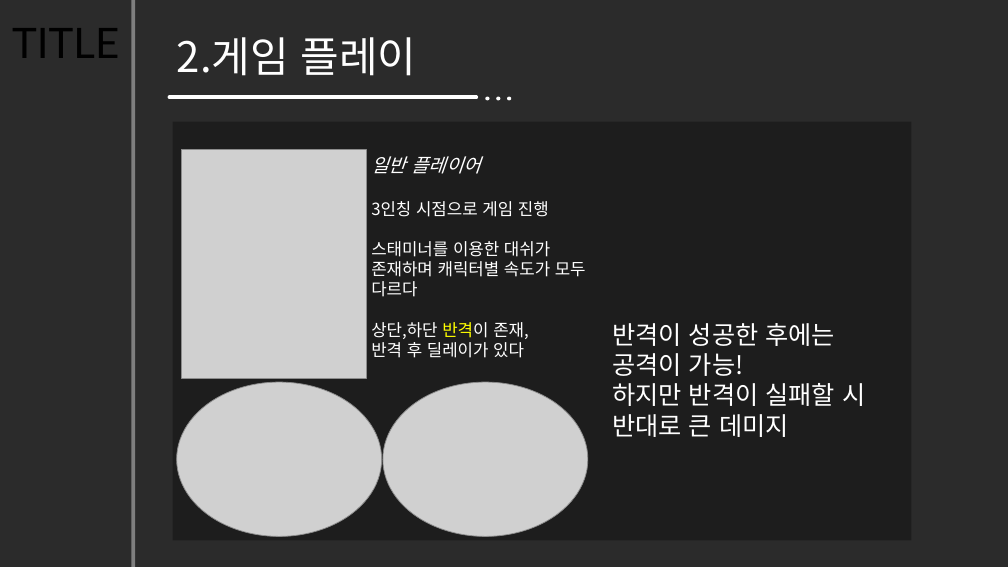
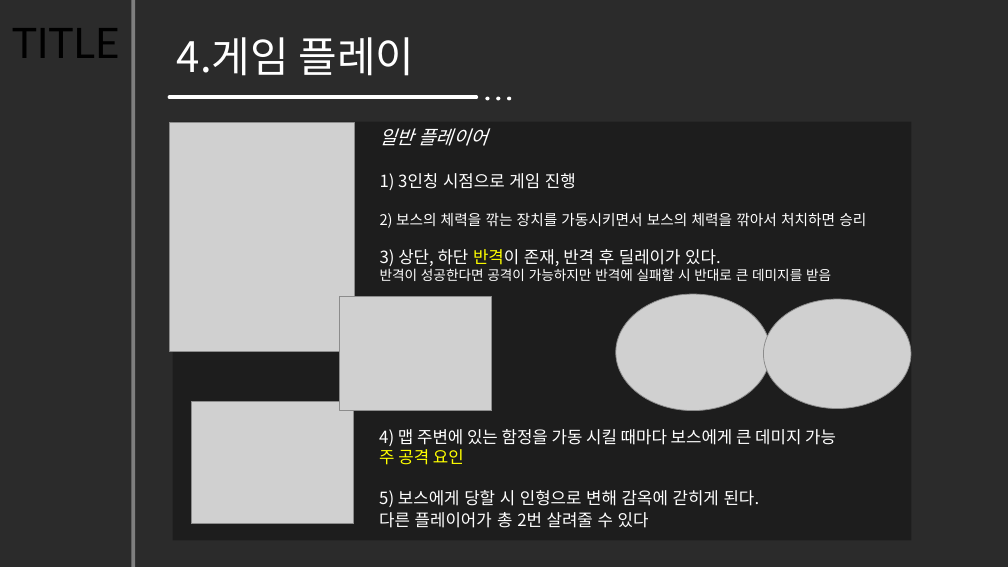
Before and after one commit to hajeongyeon/capstone_design, a slide deck: slide 6 of planning/2017.11.28(Week13).pptx. Drawn at 1008x567 pixels with LibreOffice and Linux fonts; fonts in the diff are those of the drawing; grey boxes stand for pictures; background and template pictures are left out; a plain dark background stands for a picture behind light text. Boxes give left, top, right and bottom in pixels: in the first picture for what was removed or moved away, otherwise in the second. Text is boxed around its words. In the diff, an @@ line names an element or a change of style, - is before the commit and + after.

Commit message:
게임 플레이 수정 및 일정 계획 추가

```diff
--- a/planning/2017.11.28(Week13).pptx
+++ b/planning/2017.11.28(Week13).pptx
@@ text at [177,37,414,76]: text changed @@
-2.게임 플레이
+4.게임 플레이
@@ picture: place and size @@
-picture at [181,150,367,378]
+picture at [169,123,355,351]
@@ text "일반 플레이어": place and size @@
-text "일반 플레이어" at [371,156,586,358]
+text "일반 플레이어" at [380,128,866,281]
@@ text at [380,173,866,281]: text changed @@
-3인칭 시점으로 게임 진행
-스태미너를 이용한 대쉬가 존재하며 캐릭터별 속도가 모두 다르다
-상단,하단 반격이 존재,
-반격 후 딜레이가 있다
+1) 3인칭 시점으로 게임 진행
+2) 보스의 체력을 깎는 장치를 가동시키면서 보스의 체력을 깎아서 처치하면 승리
+3) 상단, 하단 반격이 존재, 반격 후 딜레이가 있다.
+반격이 성공한다면 공격이 가능하지만 반격에 실패할 시 반대로 큰 데미지를 받음
@@ picture added at [340,296,492,411] @@
@@ picture: place and size @@
-picture at [177,382,382,536]
+picture at [616,294,771,411]
@@ picture: place and size @@
-picture at [383,382,588,536]
+picture at [764,299,911,409]
@@ picture added at [191,402,354,524] @@
@@ text at [379,429,836,528]: text changed; size 24 to 16 pt @@
-반격이 성공한 후에는
-공격이 가능!
-하지만 반격이 실패할 시 반대로 큰 데미지
+4) 맵 주변에 있는 함정을 가동 시킬 때마다 보스에게 큰 데미지 가능
+주 공격 요인
+5) 보스에게 당할 시 인형으로 변해 감옥에 갇히게 된다.
+다른 플레이어가 총 2번 살려줄 수 있다
```
Also in this commit, not shown: 5 other slides changed, 3 slides removed.
